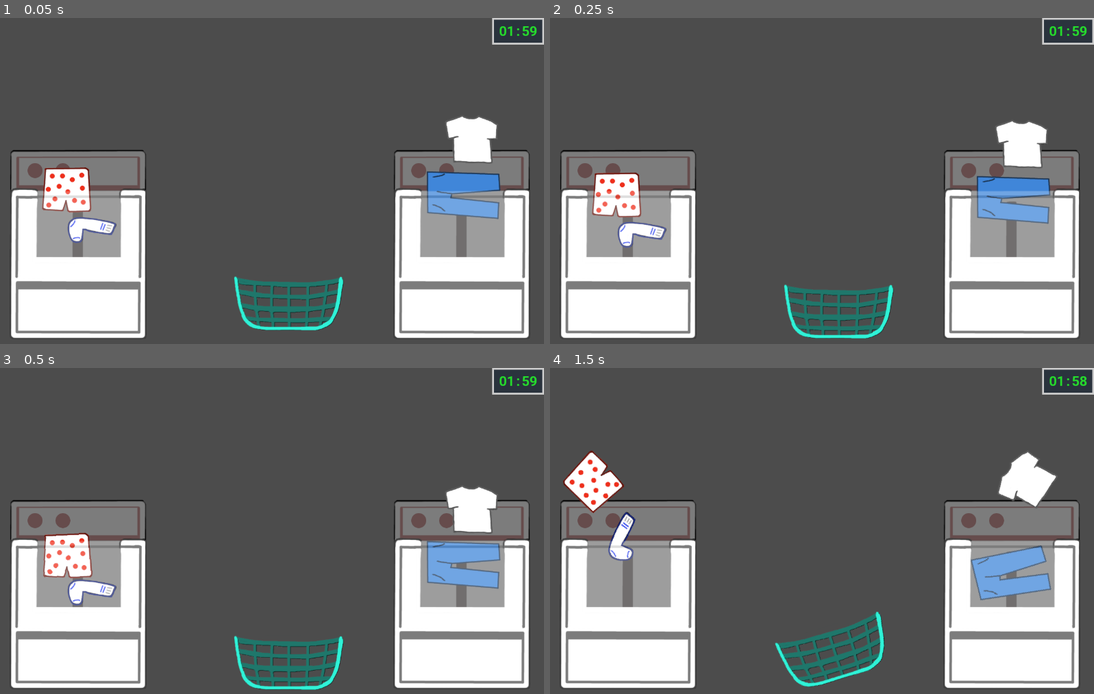
Above: before the commit, frames 1-4 (two rows, left to right).
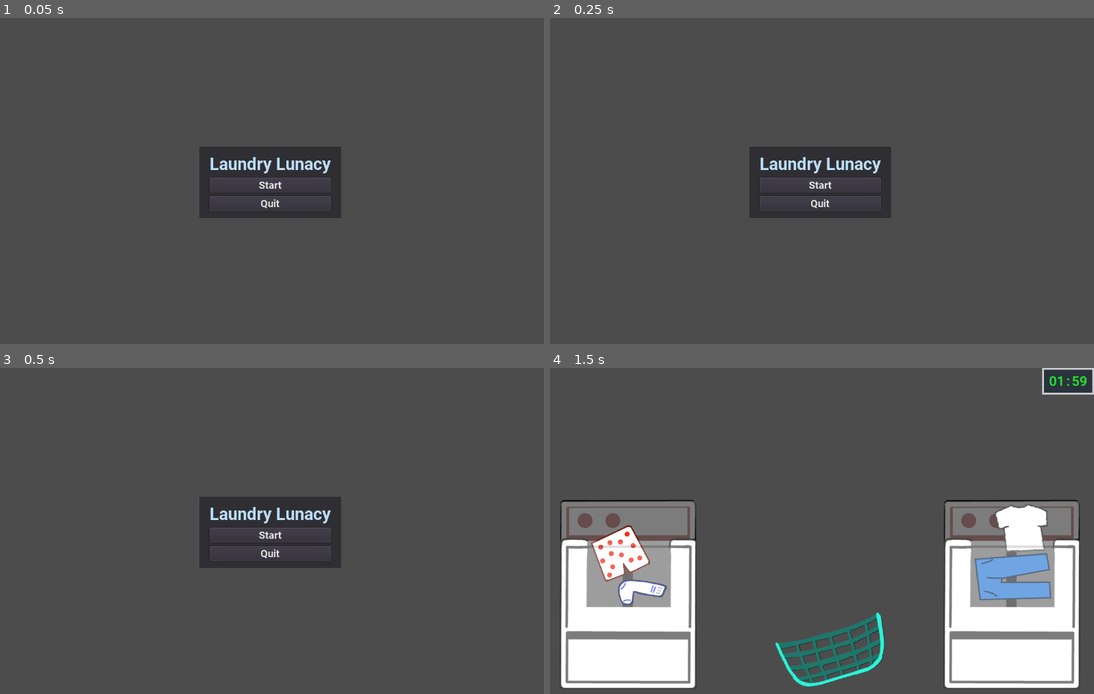
Above: after the commit, the same moments.

Repository: peternatewood/laundry-lunacy
Game: Godot game, scene res://title.tscn
The game is run twice, just before and just after one commit, with the same random seed, the same clock (stepped at 60 frames per second) and the same inputs. Before the commit the project starts from res://main.tscn.
Inputs (mouse positions are in pixels of both pictures, inside the frame that each line leads up to):
- Up to frame 1 (0.05 s): no input
- Up to frame 2 (0.25 s): no input
- Up to frame 3 (0.5 s): no input
- Up to frame 4 (1.5 s): click (822, 534) at 0.5 s, where only the run after the commit has a clickable "Start"; move the mouse to (838, 661) at 1.27 s; tap Space (grab) at 1.35 s; click (838, 661) at 1.42 s

The runs differ from the first frame. In frame 1, 35% of the frame differs, in the area x 1-100%, y 0-99%; in frame 2, 35%; in frame 3, 35%; in frame 4, 6.0%.

Commit message:
Set title as main scene

Diff:
--- a/project.godot
+++ b/project.godot
@@ -16,7 +16,7 @@
 [application]
 
 config/name="Laundry Lunacy"
-run/main_scene="res://main.tscn"
+run/main_scene="res://title.tscn"
 config/icon="res://icon.png"
 
 [display]
